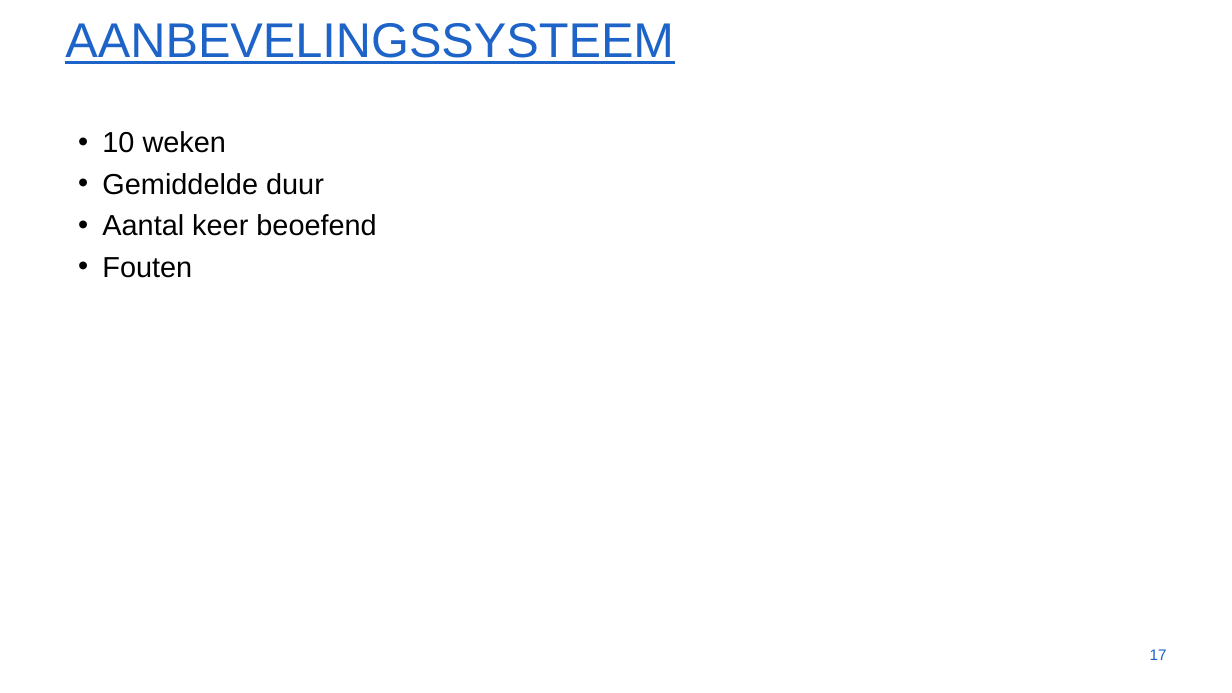
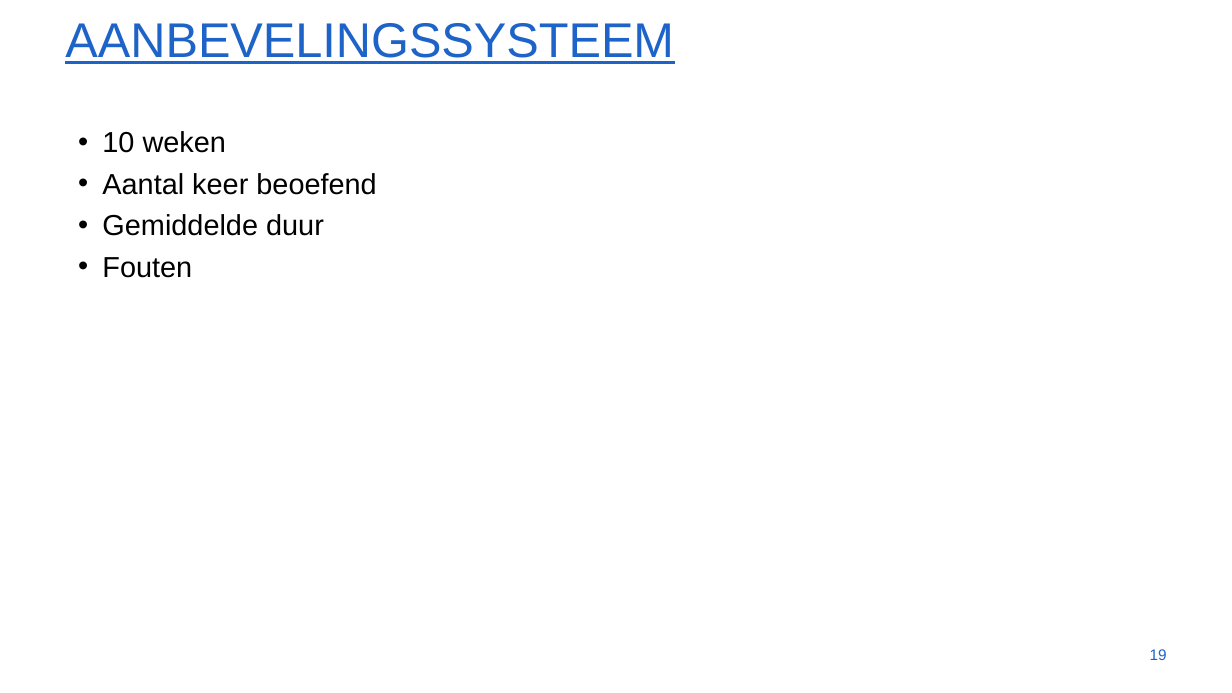
Before and after one commit to ethienpont/Ontwerp-en-ontwikkeling-van-een-Android-gezondheidsapplicatie-gefocust-op-rope-skipping, a slide deck: slide 19 of presentatie - 19 april.pptx (slide 17 before the commit). Drawn at 1232x693 pixels with LibreOffice and Linux fonts; fonts in the diff are those of the drawing; background and template pictures are left out. Boxes give left, top, right and bottom in pixels: in the first picture for what was removed or moved away, otherwise in the second. Text is boxed around its words. In the diff, an @@ line names an element or a change of style, - is before the commit and + after.

```diff
--- a/presentatie - 19 april.pptx
+++ b/presentatie - 19 april.pptx
@@ text at <box>102,173,376,195</box>: paragraph added @@
+• Aantal keer beoefend
@@ text at <box>102,214,376,236</box>: paragraph removed @@
-• Aantal keer beoefend
@@ page number at <box>1150,649,1167,660</box>: text changed @@
-17
+19
```
Also in this commit, not shown: 6 other slides changed, 1 slide added, 17 other files.
